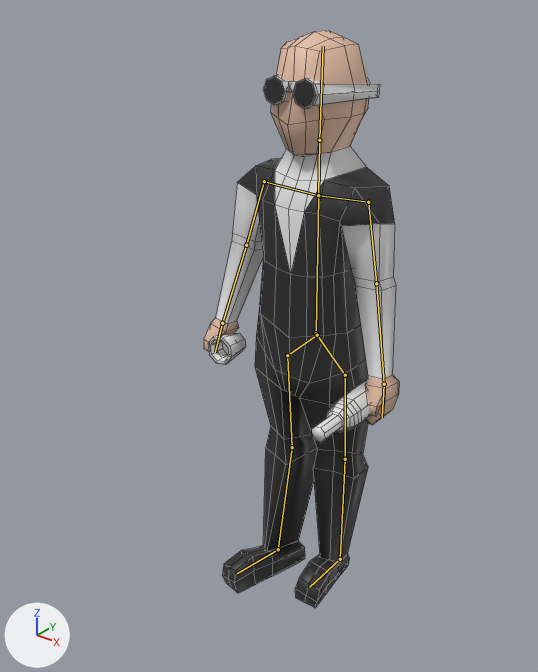
What one commit did to the Blender file Originals/Models/Characters/LowPolyCharacter_BarTender.blend.
Before and after are seen from a 50 mm camera at (1.153, -1.805, 1.933) aimed at (-0.052, -0.299, 0.999). Every picture has the same lights, and +X, +Y and +Z are marked at lower left. Both versions are drawn at frame 1 of the action 'Idle'; the numbers are the values there. The bones that bend it are drawn over the model as lines. Mesh edges are drawn as thin lines.

In view in the first picture: 'Body', 'Bottle', 'Glass'.
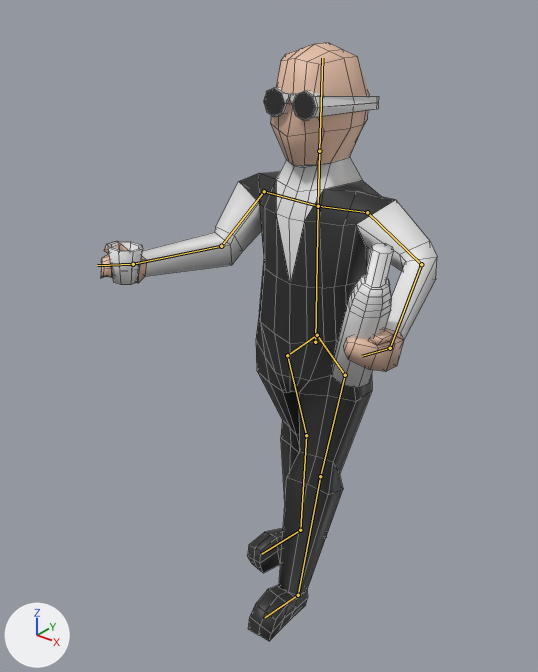
Patch to the scene script:
```diff
--- a/Originals/Models/Characters/LowPolyCharacter_BarTender.blend.py
+++ b/Originals/Models/Characters/LowPolyCharacter_BarTender.blend.py
@@ bone_torso @@
 bone_torso = bpy.data.objects['Armature'].pose.bones['Torso']
-bone_torso.location = (0.0, 0.0, 0.0)
+bone_torso.location = (0.001, -0.029, 0.002)
@@ bone_upperarm_l @@
 bone_upperarm_l = bpy.data.objects['Armature'].pose.bones['UpperArm.L']  # child of 'Shoulder.L'
-bone_upperarm_l.rotation_quaternion = (0.722, -0.618, 0.013, -0.004)  # degrees (-81, 1, -1)
+bone_upperarm_l.rotation_quaternion = (0.801, -0.236, -0.461, -0.037)  # degrees (-42, -56, 18)
@@ bone_lowerarm_l @@
 bone_lowerarm_l = bpy.data.objects['Armature'].pose.bones['LowerArm.L']  # child of 'UpperArm.L'
-bone_lowerarm_l.rotation_quaternion = (1.0, 0.0, 0.0, 0.0)  # degrees (0, 0, 0)
+bone_lowerarm_l.rotation_quaternion = (0.888, -0.449, -0.087, -0.041)  # degrees (-54, -11, 0)
@@ bone_hand_l @@
 bone_hand_l = bpy.data.objects['Armature'].pose.bones['Hand.L']  # child of 'LowerArm.L'
-bone_hand_l.rotation_quaternion = (1.0, 0.0, 0.0, 0.0)  # degrees (0, 0, 0)
+bone_hand_l.rotation_quaternion = (0.962, -0.174, -0.033, -0.208)  # degrees (-19, -8, -23)
@@ bone_upperarm_r @@
 bone_upperarm_r = bpy.data.objects['Armature'].pose.bones['UpperArm.R']  # child of 'Shoulder.R'
-bone_upperarm_r.rotation_quaternion = (0.755, -0.612, 0.016, 0.064)  # degrees (-78, 6, 5)
+bone_upperarm_r.rotation_quaternion = (0.7, -0.569, 0.285, 0.24)  # degrees (-78, 45, 1)
@@ bone_lowerarm_r @@
 bone_lowerarm_r = bpy.data.objects['Armature'].pose.bones['LowerArm.R']  # child of 'UpperArm.R'
-bone_lowerarm_r.rotation_quaternion = (1.0, 0.0, 0.0, 0.0)  # degrees (0, 0, 0)
+bone_lowerarm_r.rotation_quaternion = (0.936, 0.086, 0.007, 0.341)  # degrees (10, -3, 40)
@@ bone_hand_r @@
 bone_hand_r = bpy.data.objects['Armature'].pose.bones['Hand.R']  # child of 'LowerArm.R'
-bone_hand_r.rotation_quaternion = (1.0, 0.0, 0.0, 0.0)  # degrees (0, 0, 0)
+bone_hand_r.rotation_quaternion = (0.99, 0.022, 0.118, 0.068)  # degrees (4, 13, 8)
@@ bone_upperleg_l @@
 bone_upperleg_l = bpy.data.objects['Armature'].pose.bones['UpperLeg.L']  # child of 'Hip.L'
-bone_upperleg_l.rotation_quaternion = (0.942, -0.075, -0.068, 0.149)  # degrees (-10, -7, 19)
+bone_upperleg_l.rotation_quaternion = (0.953, -0.087, -0.08, -0.051)  # degrees (-10, -10, -5)
@@ bone_lowerleg_l @@
 bone_lowerleg_l = bpy.data.objects['Armature'].pose.bones['LowerLeg.L']  # child of 'UpperLeg.L'
-bone_lowerleg_l.rotation_quaternion = (0.971, -0.011, 0.055, -0.197)  # degrees (-3, 6, -23)
+bone_lowerleg_l.rotation_quaternion = (0.985, -0.005, 0.054, -0.113)  # degrees (-1, 6, -13)
@@ bone_foot_l @@
 bone_foot_l = bpy.data.objects['Armature'].pose.bones['Foot.L']  # child of 'LowerLeg.L'
-bone_foot_l.rotation_quaternion = (0.997, 0.001, 0.061, -0.055)  # degrees (0, 7, -6)
+bone_foot_l.rotation_quaternion = (0.997, -0.021, 0.063, -0.045)  # degrees (-3, 7, -5)
@@ bone_upperleg_r @@
 bone_upperleg_r = bpy.data.objects['Armature'].pose.bones['UpperLeg.R']  # child of 'Hip.R'
-bone_upperleg_r.rotation_quaternion = (0.979, -0.078, 0.056, -0.076)  # degrees (-10, 6, -9)
+bone_upperleg_r.rotation_quaternion = (0.965, -0.079, 0.032, -0.19)  # degrees (-10, 2, -22)
@@ bone_lowerleg_r @@
 bone_lowerleg_r = bpy.data.objects['Armature'].pose.bones['LowerLeg.R']  # child of 'UpperLeg.R'
-bone_lowerleg_r.rotation_quaternion = (0.98, 0.002, 0.009, 0.179)  # degrees (0, 1, 21)
+bone_lowerleg_r.rotation_quaternion = (0.968, -0.002, 0.024, 0.236)  # degrees (0, 3, 27)
@@ bone_foot_r @@
 bone_foot_r = bpy.data.objects['Armature'].pose.bones['Foot.R']  # child of 'LowerLeg.R'
-bone_foot_r.rotation_quaternion = (0.995, -0.081, -0.013, 0.005)  # degrees (-9, -1, 1)
+bone_foot_r.rotation_quaternion = (0.998, -0.038, -0.006, 0.003)  # degrees (-4, -1, 0)
```

What differs and where, as boxes [x1, y1, x2, y2] in the pictures (538 x 672 px):
'Body', posed (72% wider): before [204, 30, 399, 608]; after [101, 43, 437, 641]
'Bottle', posed: before [312, 381, 370, 442]; after [332, 242, 394, 388]
'Glass', posed (8% narrower, 36% taller): before [208, 333, 246, 365]; after [108, 241, 143, 285]
bone 'Torso', root to tip: before (316, 333) to (318, 195); after (315, 342) to (318, 206)
bone 'UpperArm.L', root to tip: before (368, 202) to (376, 283); after (367, 212) to (421, 264)
bone 'LowerArm.L', root to tip: before (376, 283) to (384, 384); after (421, 264) to (390, 348)
bone 'Hand.L', root to tip: before (384, 384) to (382, 417); after (390, 348) to (362, 356)
bone 'UpperArm.R', root to tip: before (264, 181) to (246, 245); after (264, 191) to (221, 246)
bone 'LowerArm.R', root to tip: before (246, 245) to (222, 323); after (221, 246) to (133, 264)
bone 'Hand.R', root to tip: before (222, 323) to (215, 352); after (133, 264) to (97, 265)
bone 'UpperLeg.L', root to tip: before (345, 375) to (345, 459); after (345, 375) to (320, 476)
bone 'LowerLeg.L', root to tip: before (345, 459) to (340, 559); after (320, 476) to (298, 595)
bone 'Foot.L', root to tip: before (340, 559) to (309, 587); after (298, 595) to (265, 617)
bone 'UpperLeg.R', root to tip: before (287, 355) to (292, 447); after (287, 355) to (306, 435)
bone 'LowerLeg.R', root to tip: before (292, 447) to (278, 549); after (306, 435) to (300, 530)
bone 'Foot.R', root to tip: before (278, 549) to (237, 573); after (300, 530) to (261, 554)
